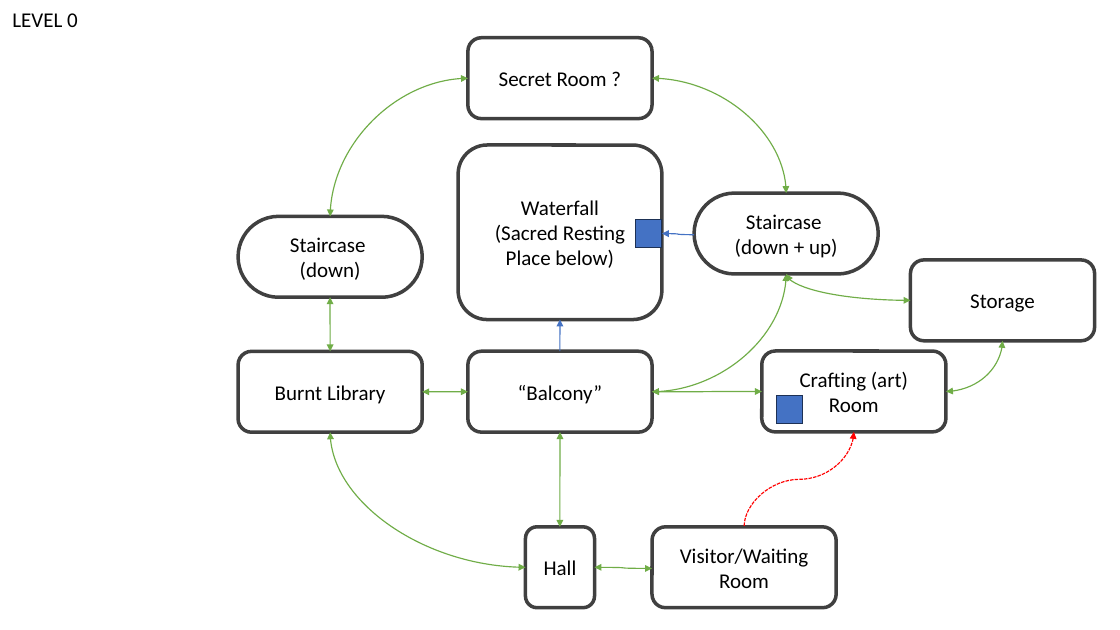
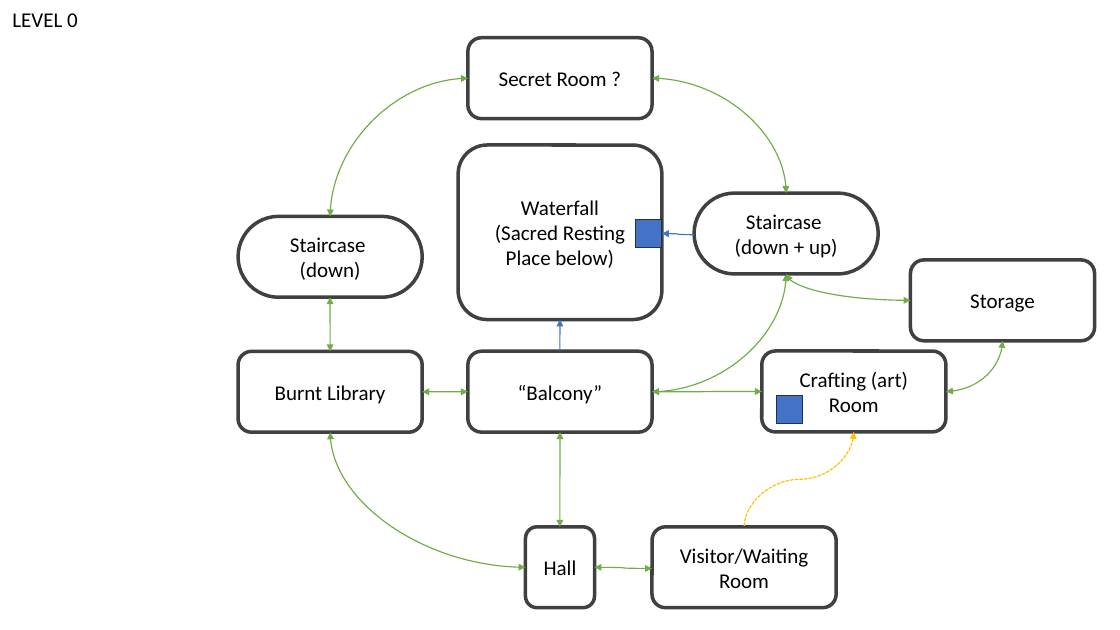
Before and after one commit to Tchetchouille/ijo-musi, a slide deck: slide 4 of Design Documents/Space/Temple Plan V1.pptx. Drawn at 1120x630 pixels with LibreOffice and Linux fonts; fonts in the diff are those of the drawing. Boxes give left, top, right and bottom in pixels: in the first picture for what was removed or moved away, otherwise in the second. Text is boxed around its words. In the diff, an @@ line names an element or a change of style, - is before the commit and + after.

```diff
--- a/Design Documents/Space/Temple Plan V1.pptx
+++ b/Design Documents/Space/Temple Plan V1.pptx
@@ curved arrow (854, 432) - (744, 527): stroke #FF0000 1 pt dashed to #FFC000 1 pt dashed @@
```
Also in this commit, not shown: 3 other slides changed, 49 other files.
